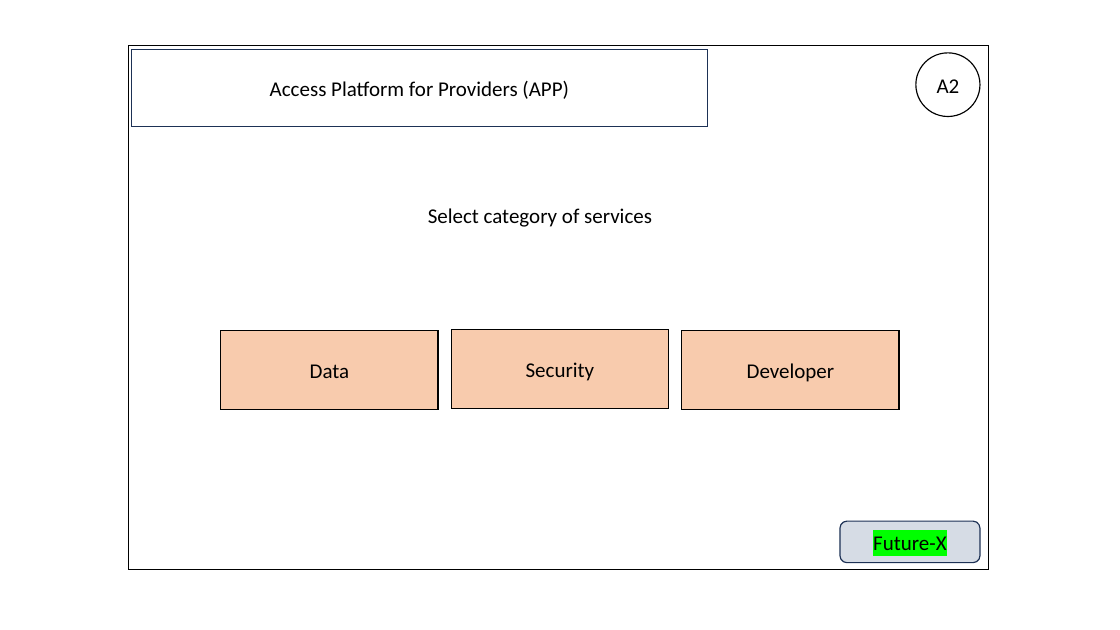
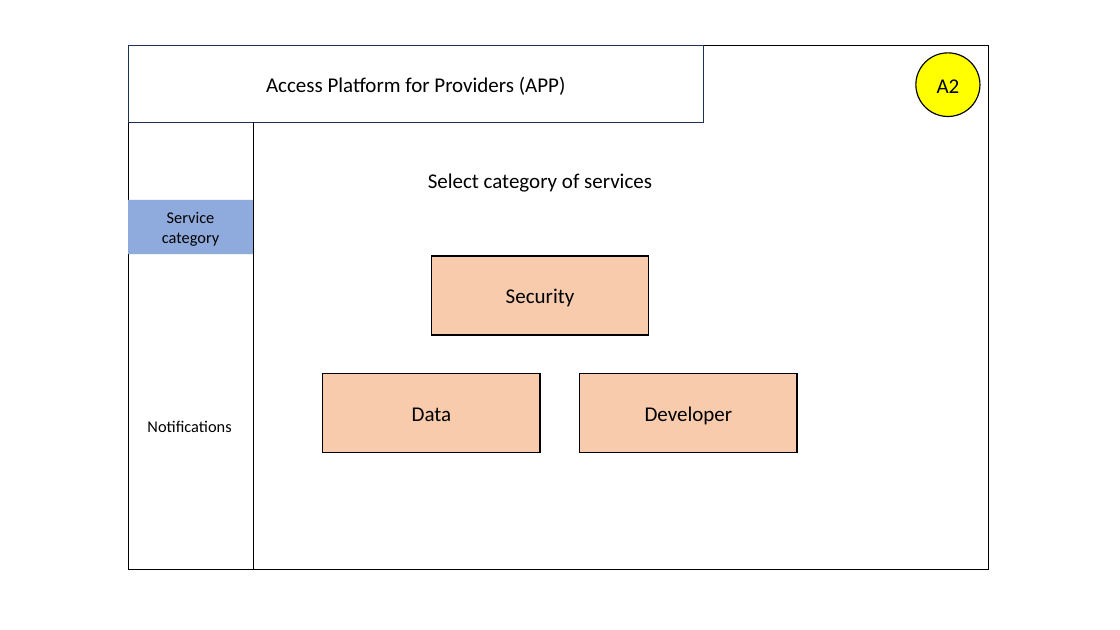
Before and after one commit to IndranilSaha09/ADCCE, a slide deck: slide 3 of Sprint 2/Front end design.pptx. Drawn at 1120x630 pixels with LibreOffice and Linux fonts; fonts in the diff are those of the drawing. Boxes give left, top, right and bottom in pixels: in the first picture for what was removed or moved away, otherwise in the second. Text is boxed around its words. In the diff, an @@ line names an element or a change of style, - is before the commit and + after.

```diff
--- a/Sprint 2/Front end design.pptx
+++ b/Sprint 2/Front end design.pptx
@@ rectangle "Access Platform for Providers (APP)": place and size @@
-rectangle "Access Platform for Providers (APP)" at bbox=[132, 50, 707, 127]
+rectangle "Access Platform for Providers (APP)" at bbox=[129, 45, 704, 123]
@@ ellipse "A2" at bbox=[916, 53, 980, 117]: fill none to #FFFF00 @@
@@ line added from (253, 123) to (253, 570), #000000 0.5 pt @@
@@ text "Select category of services": place and size @@
-text "Select category of services" at bbox=[428, 208, 652, 227]
+text "Select category of services" at bbox=[428, 173, 652, 192]
@@ rectangle added at bbox=[129, 200, 253, 255], fill #8FAADC, 14 pt, text #000000 @@
+Service category
@@ rectangle "Security": place and size @@
-rectangle "Security" at bbox=[451, 329, 669, 408]
+rectangle "Security" at bbox=[432, 256, 649, 335]
@@ rectangle "Data": place and size @@
-rectangle "Data" at bbox=[221, 330, 439, 409]
+rectangle "Data" at bbox=[323, 374, 540, 453]
@@ rectangle "Developer": place and size @@
-rectangle "Developer" at bbox=[682, 330, 900, 409]
+rectangle "Developer" at bbox=[580, 374, 797, 453]
@@ text added at bbox=[147, 420, 231, 432], 14 pt, text #000000 @@
+Notifications
@@ rounded rectangle removed at bbox=[840, 521, 981, 562] @@
-Future-X
```
Also in this commit, not shown: 7 other slides changed, 2 slides added, 1 other file.
